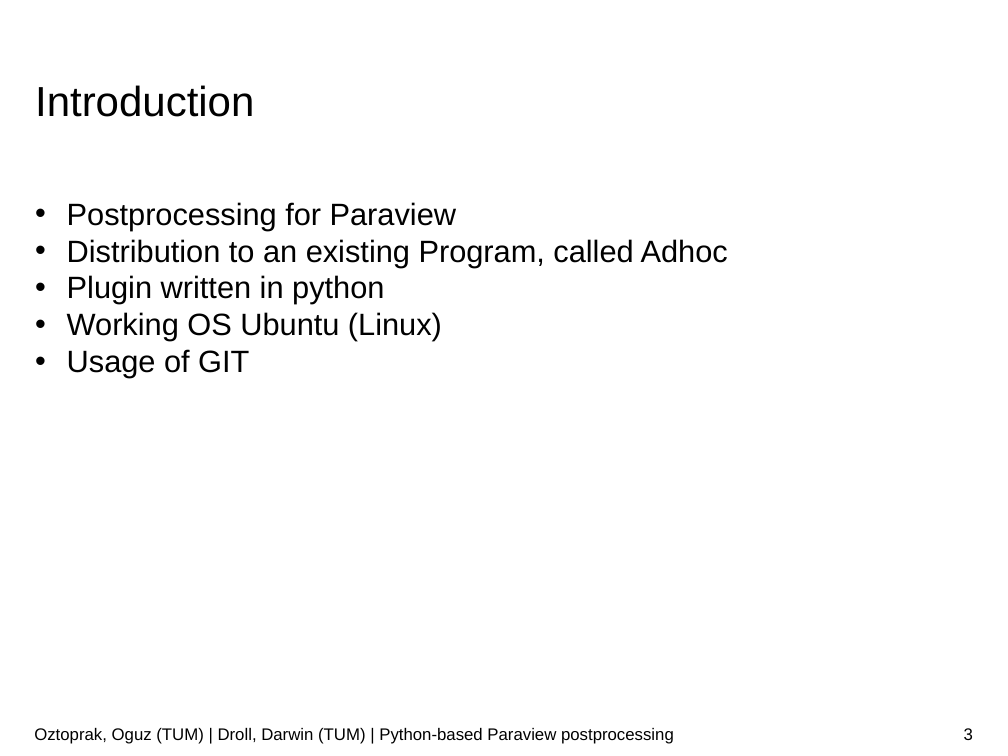
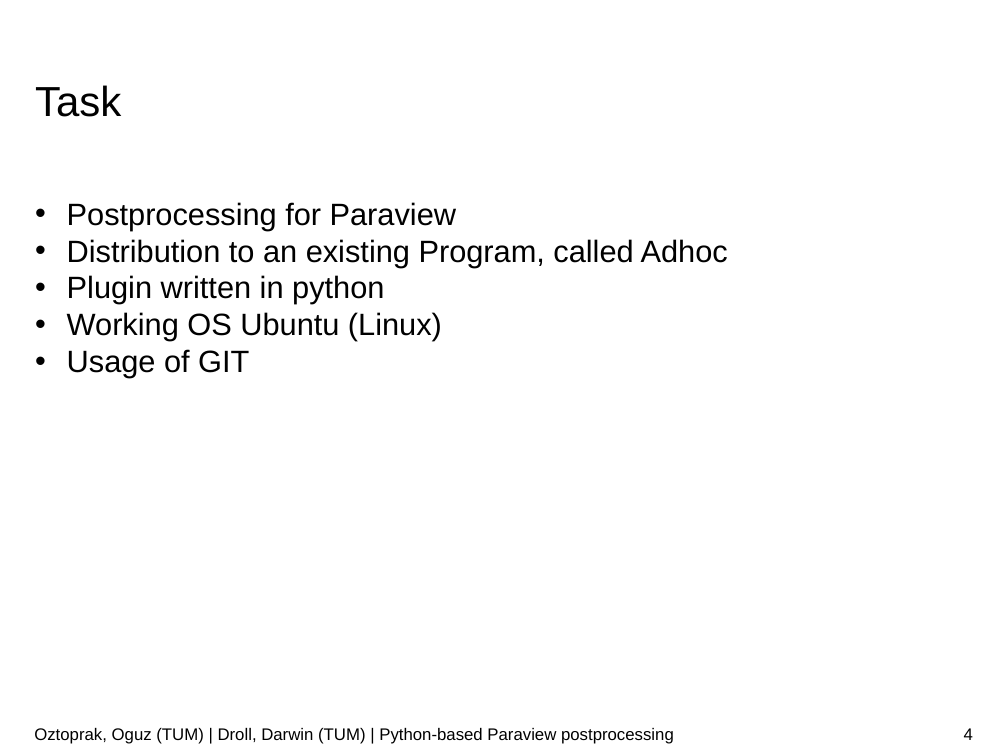
Before and after one commit to JusticeBoi/Paraview-PostProcessing-SoftwareLab, a slide deck: slide 4 of Paraview-postprocessor.pptx (slide 3 before the commit). Drawn at 1008x756 pixels with LibreOffice and Linux fonts; fonts in the diff are those of the drawing; background and template pictures are left out. Boxes give left, top, right and bottom in pixels: in the first picture for what was removed or moved away, otherwise in the second. Text is boxed around its words. In the diff, an @@ line names an element or a change of style, - is before the commit and + after.

Commit message:
Switched postprocessing with Task (introduction)

```diff
--- a/Paraview-postprocessor.pptx
+++ b/Paraview-postprocessor.pptx
@@ text at (35, 85, 121, 117): text changed @@
-Introduction
+Task
@@ page number at (964, 728, 973, 740): text changed @@
-3
+4
```
Also in this commit, not shown: 1 other slide changed.
